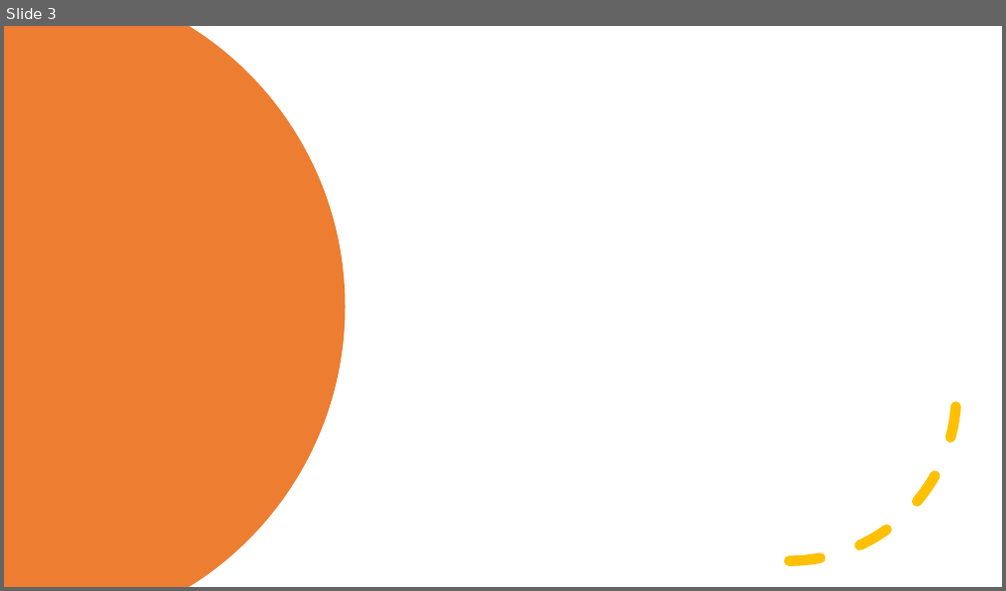
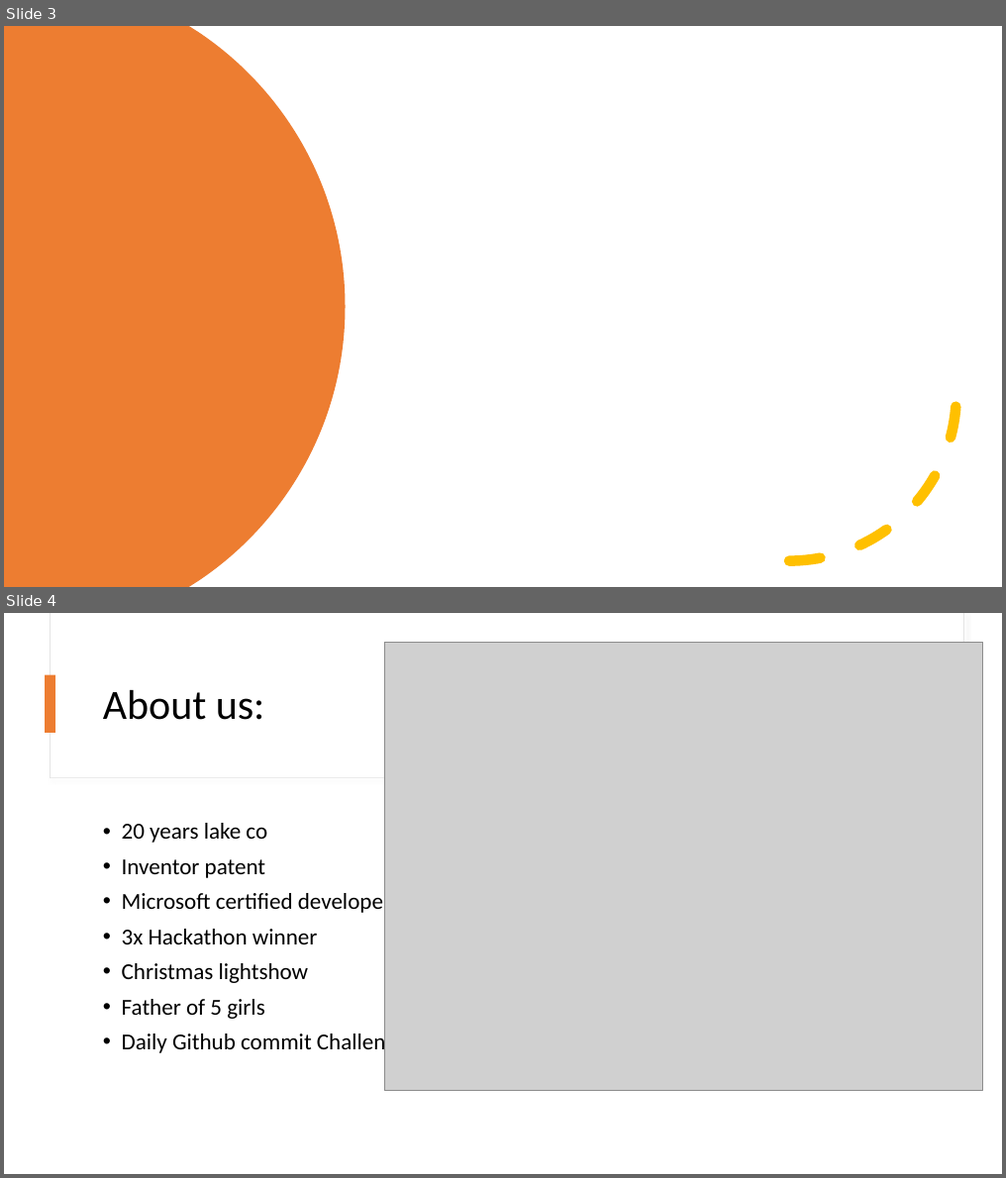
Before and after one commit to kevmoens/ThatConference2022, a slide deck: ThatConference2022.pptx. Shown one above the other, each under a label of ours: slide 3 before the commit, slides 3 and 4 after it. The pictures are 1006x591 and 1006x1178 pixels, drawn with LibreOffice and Linux fonts; fonts in the diff are those of the drawing; grey boxes stand for pictures. Boxes give left, top, right and bottom in pixels: in the first picture for what was removed or moved away, otherwise in the second. Text is boxed around its words. In the diff, an @@ line names an element or a change of style, - is before the commit and + after.

```diff
--- a/ThatConference2022.pptx
+++ b/ThatConference2022.pptx
@@ slide 4 added at box(4, 613, 1002, 1174), background #FFFFFF @@
@@ rectangle added at box(50, 613, 963, 778), fill #FFFFFF, outline #E1E1E1 0.75 pt @@
@@ rectangle added at box(51, 613, 963, 777), fill #FFFFFF @@
@@ picture added at box(384, 642, 983, 1091) @@
@@ rectangle added at box(46, 675, 55, 733), fill #ED7D31 @@
@@ title added at box(103, 690, 265, 720), 40 pt, text #000000 @@
+About us:
@@ text added at box(122, 823, 408, 1057), 22 pt, text #000000 @@
+• 20 years lake co
+• Inventor patent
+• Microsoft certified developer
+• 3x Hackathon winner
+• Christmas lightshow
+• Father of 5 girls
+• Daily Github commit Challenge
```
Also in this commit, not shown: 12 other slides added.
